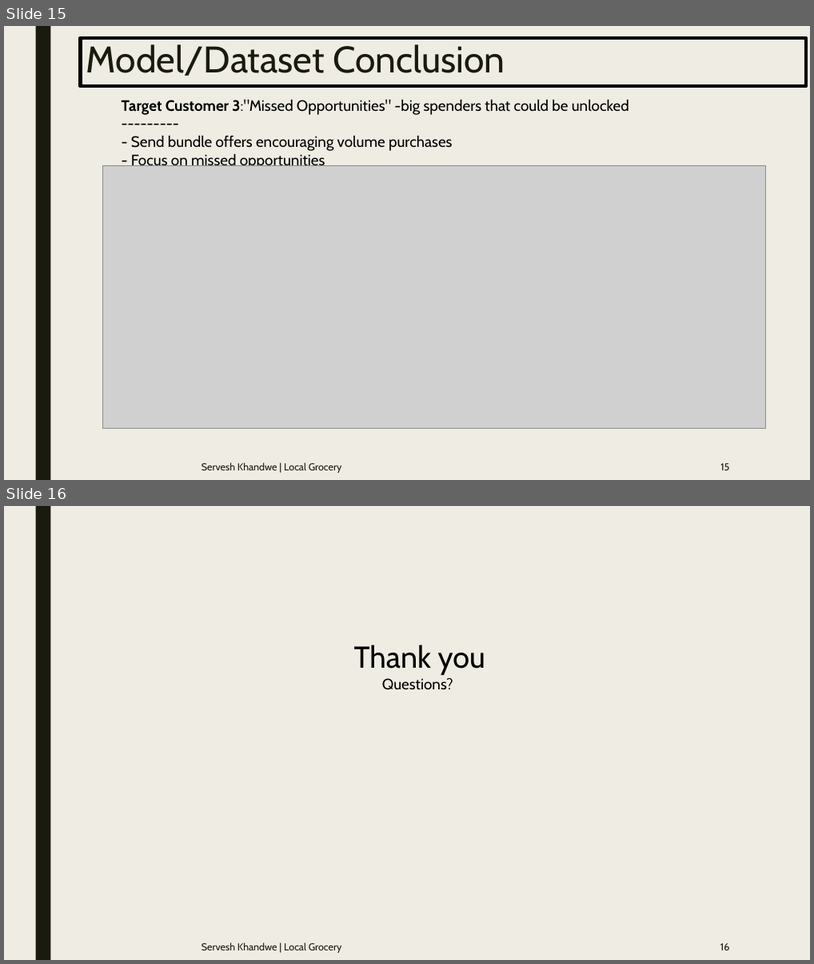
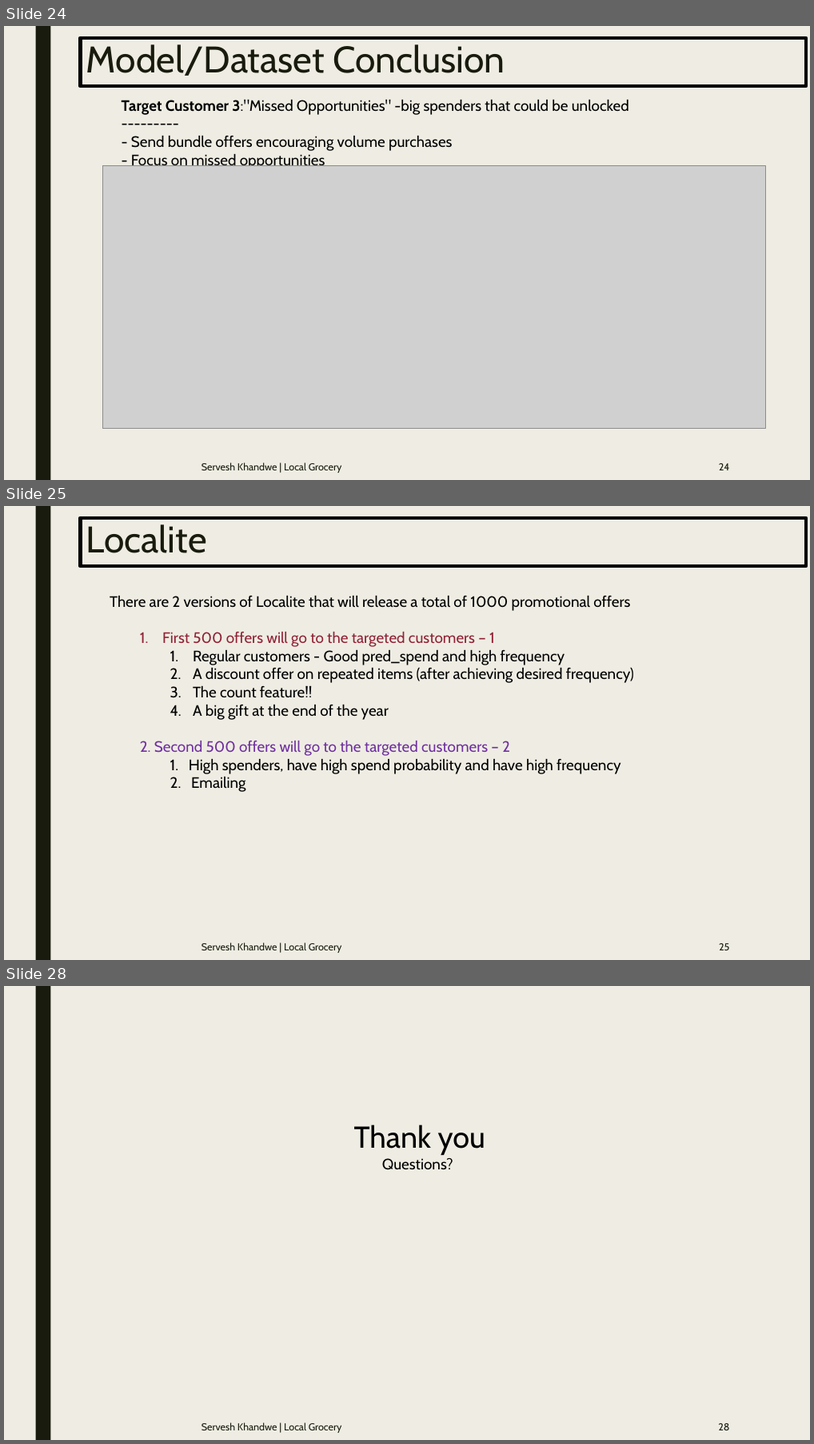
Before and after one commit to ServeshKhandwe/Myfile, a slide deck: Kaufland.pptx. Shown one above the other, each under a label of ours: slides 15 and 16 before the commit, slides 24, 25 and 28 after it; the slides between them are not shown. The pictures are 814x964 and 814x1444 pixels, drawn with LibreOffice and Linux fonts; fonts in the diff are those of the drawing; grey boxes stand for pictures. Boxes give left, top, right and bottom in pixels: in the first picture for what was removed or moved away, otherwise in the second. Text is boxed around its words. In the diff, an @@ line names an element or a change of style, - is before the commit and + after.

```diff
--- a/Kaufland.pptx
+++ b/Kaufland.pptx
@@ slide 25 added at (4,506,810,960), background #EFEDE3; not listed: 1 template element that a slide beside it also shows @@
@@ title added at (80,518,806,566), outline #000000 4.5 pt, 44 pt, text #191B0E @@
+Localite
@@ text added at (110,595,634,792), 18 pt, text #000000 @@
+There are 2 versions of Localite that will release a total of 1000 promotional offers
+  1. First 500 offers will go to the targeted customers – 1
+    1. Regular customers - Good pred_spend and high frequency
+    2. A discount offer on repeated items (after achieving desired frequency)
+    3. The count feature!!
+    4. A big gift at the end of the year
+  2. Second 500 offers will go to the targeted customers – 2
+  1. High spenders, have high spend probability and have high frequency
+  2. Emailing
@@ text added at (202,942,342,952), 12 pt, text #191B0E @@
+Servesh Khandwe | Local Grocery
@@ page number added at (719,943,730,950), 12 pt, text #191B0E @@
+25
@@ what was slide 15 is now slide 24 @@
@@ page number at (719,463,730,470): text changed @@
-15
+24
@@ what was slide 16 is now slide 28 @@
@@ page number at (718,1423,730,1430): text changed @@
-16
+28
```
Also in this commit, not shown: 11 other slides added.
